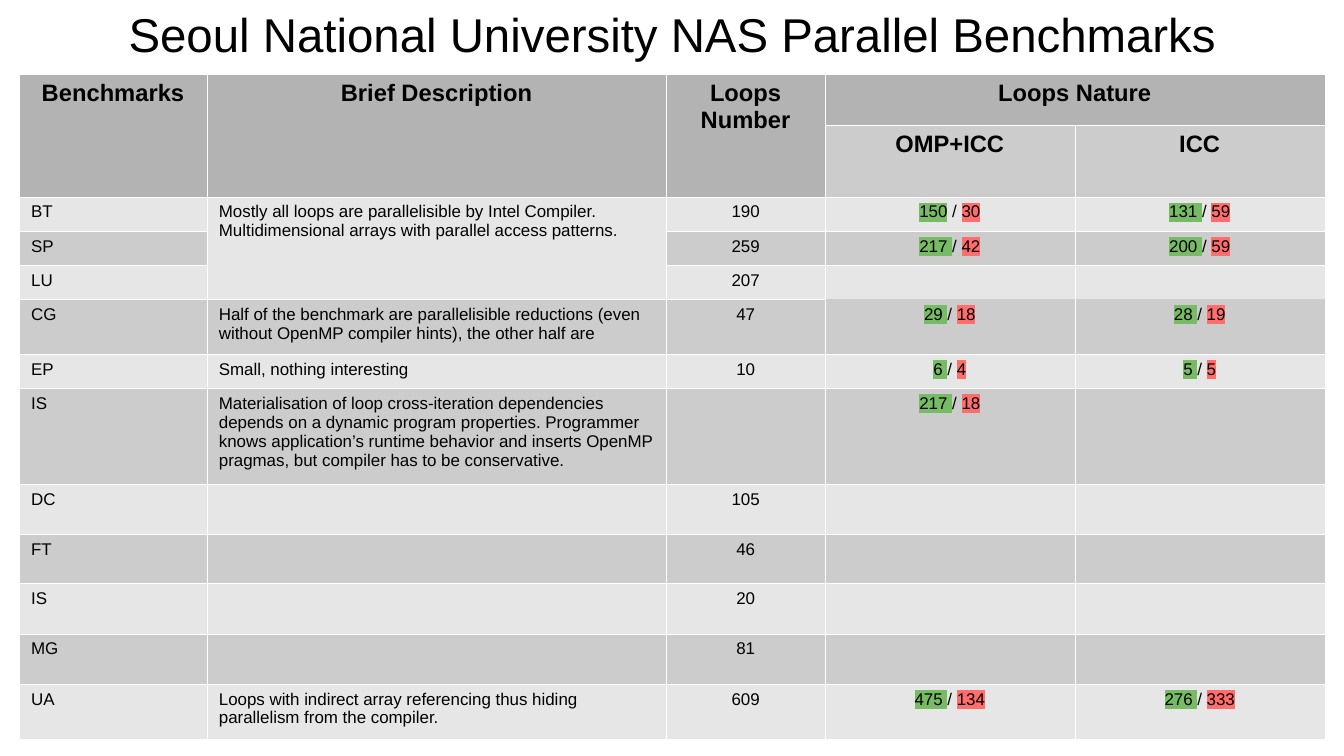
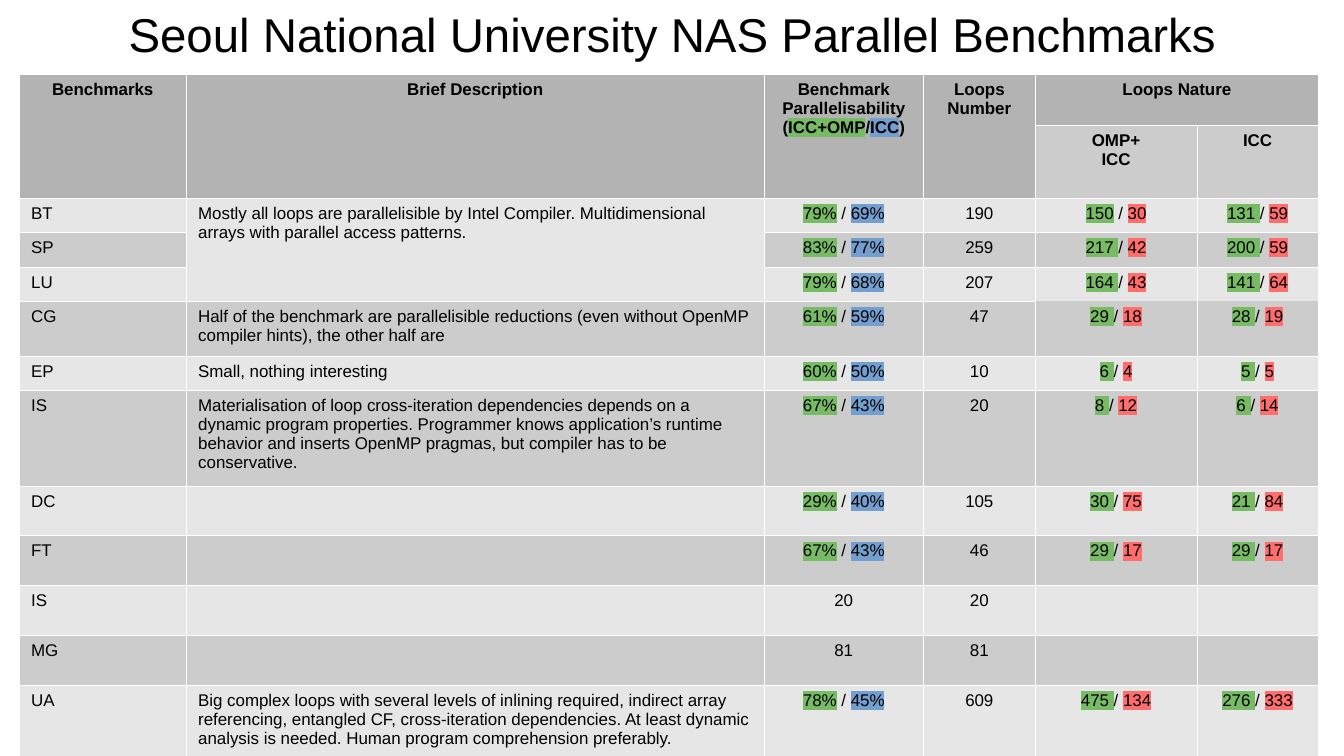
Before and after one commit to harel-coffee/PParMetrics-auto, a slide deck: slide 8 of PPar_lunch_talk/Learning_Loop_Parallelisability.odp (slide 5 before the commit). Drawn at 1344x756 pixels with LibreOffice and Linux fonts; fonts in the diff are those of the drawing. Boxes give left, top, right and bottom in pixels: in the first picture for what was removed or moved away, otherwise in the second. Text is boxed around its words. In the diff, an @@ line names an element or a change of style, - is before the commit and + after.

Commit message:
[!] Presentation updated [!] New manual loop nonparallelisability reason classifications in ml.xls table

```diff
--- a/PPar_lunch_talk/Learning_Loop_Parallelisability.odp
+++ b/PPar_lunch_talk/Learning_Loop_Parallelisability.odp
@@ table at bbox=[20, 74, 1320, 754] @@
-column 2: Brief Description |  | Mostly all loops are parallelisible by Intel Compiler. Multidimensional arrays with parallel access patterns. |  |  | Half of the benchmark are parallelisible reductions (even without OpenMP compiler hints), the other half are | Small, nothing interesting | Materialisation of loop cross-iteration dependencies depends on a dynamic program properties. Programmer knows application’s runtime behavior and inserts OpenMP pragmas, but compiler has to be conservative. |  |  |  |  | Loops with indirect array referencing thus hiding parallelism from the compiler.
-column 3: Loops Number |  | 190 | 259 | 207 | 47 | 10 |  | 105 | 46 | 20 | 81 | 609
-column 4: Loops Nature | OMP+ICC | 150 / 30 | 217 / 42 |  | 29 / 18 | 6 / 4 | 217 / 18 |  |  |  |  | 475 / 134
-column 5:  | ICC | 131 / 59 | 200 / 59 |  | 28 / 19 | 5 / 5 |  |  |  |  |  | 276 / 333
+column 2: Brief Description |  | Mostly all loops are parallelisible by Intel Compiler. Multidimensional arrays with parallel access patterns. |  |  | Half of the benchmark are parallelisible reductions (even without OpenMP compiler hints), the other half are | Small, nothing interesting | Materialisation of loop cross-iteration dependencies depends on a dynamic program properties. Programmer knows application’s runtime behavior and inserts OpenMP pragmas, but compiler has to be conservative. |  |  |  |  | Big complex loops with several levels of inlining required, indirect array referencing, entangled CF, cross-iteration dependencies. At least dynamic analysis is needed. Human program comprehension preferably.
+column 3: Benchmark Parallelisability / (ICC+OMP/ICC) |  | 79% / 69% | 83% / 77% | 79% / 68% | 61% / 59% | 60% / 50% | 67% / 43% | 29% / 40% | 67% / 43% | 20 | 81 | 78% / 45%
+column 4: Loops Number |  | 190 | 259 | 207 | 47 | 10 | 20 | 105 | 46 | 20 | 81 | 609
+column 5: Loops Nature | OMP+ / ICC | 150 / 30 | 217 / 42 | 164 / 43 | 29 / 18 | 6 / 4 | 8 / 12 | 30 / 75 | 29 / 17 |  |  | 475 / 134
+column 6:  | ICC | 131 / 59 | 200 / 59 | 141 / 64 | 28 / 19 | 5 / 5 | 6 / 14 | 21 / 84 | 29 / 17 |  |  | 276 / 333
@@ table: place and size @@
-table at bbox=[20, 74, 1326, 739]
+table at bbox=[20, 74, 1320, 754]
```
Also in this commit, not shown: 2 other slides changed, 5 slides added, 7 other files.
